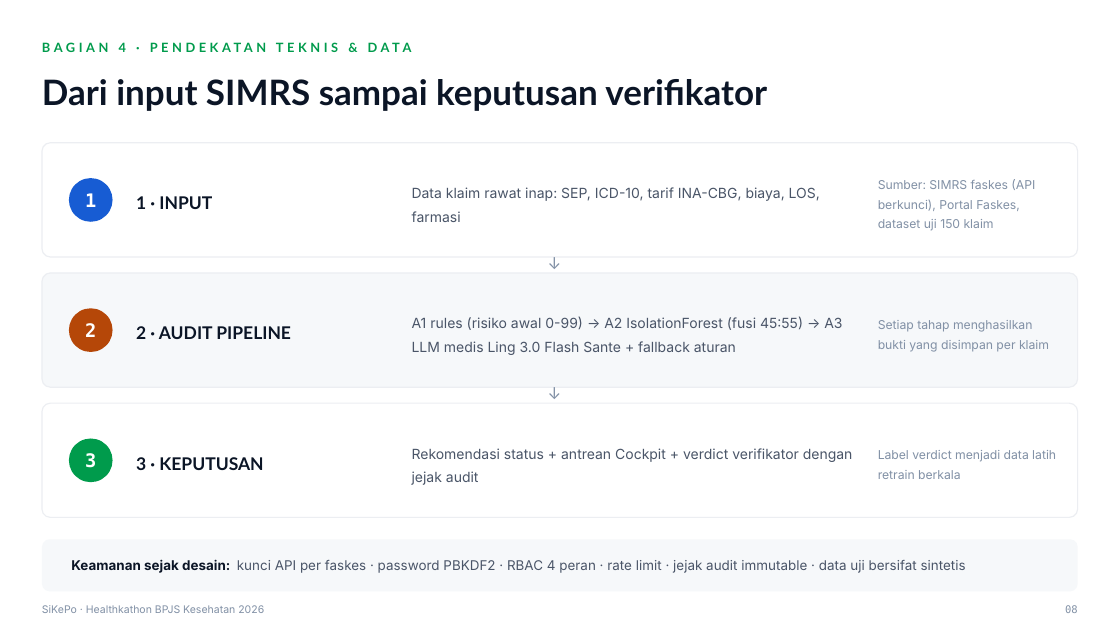
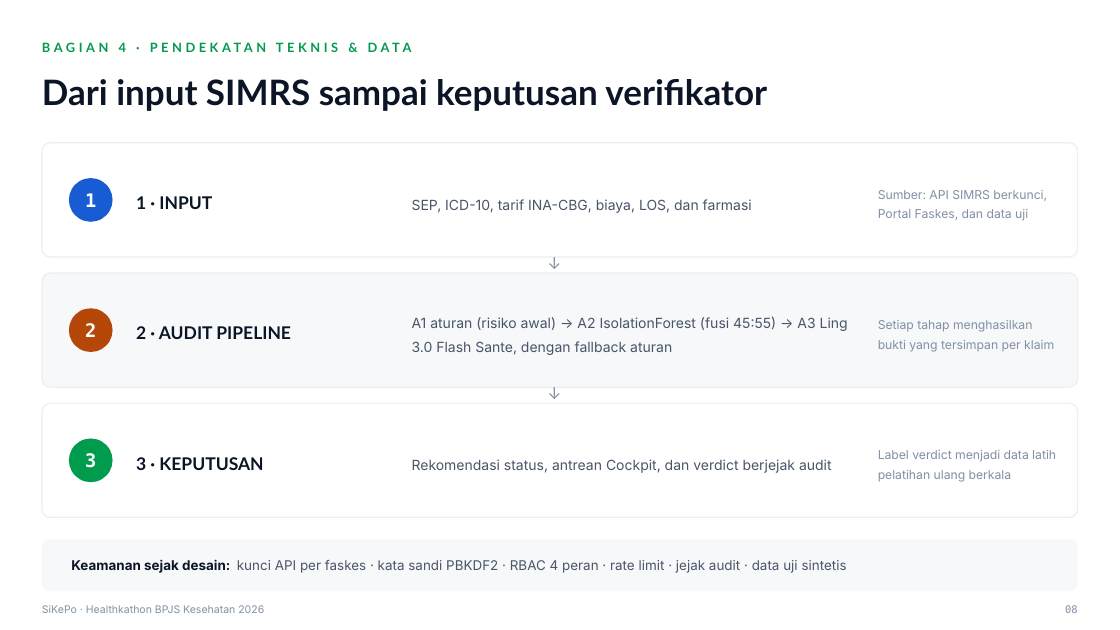
Before and after one commit to dkfadhila/sikepo, a slide deck: slide 8 of proposal/Proposal_SiKePo_Healthkathon2026.pptx. Drawn at 1120x630 pixels with LibreOffice and Linux fonts; fonts in the diff are those of the drawing. Boxes give left, top, right and bottom in pixels: in the first picture for what was removed or moved away, otherwise in the second. Text is boxed around its words. In the diff, an @@ line names an element or a change of style, - is before the commit and + after.

```diff
--- a/proposal/Proposal_SiKePo_Healthkathon2026.pptx
+++ b/proposal/Proposal_SiKePo_Healthkathon2026.pptx
@@ text at bbox=[412, 199, 752, 213]: text changed @@
-Data klaim rawat inap: SEP, ICD-10, tarif INA-CBG, biaya, LOS, farmasi
+SEP, ICD-10, tarif INA-CBG, biaya, LOS, dan farmasi
@@ text at bbox=[878, 190, 1047, 221]: text changed @@
-Sumber: SIMRS faskes (API berkunci), Portal Faskes, dataset uji 150 klaim
+Sumber: API SIMRS berkunci, Portal Faskes, dan data uji
@@ text at bbox=[412, 316, 848, 355]: text changed @@
-A1 rules (risiko awal 0-99) → A2 IsolationForest (fusi 45:55) → A3 LLM medis Ling 3.0 Flash Sante + fallback aturan
+A1 aturan (risiko awal) → A2 IsolationForest (fusi 45:55) → A3 Ling 3.0 Flash Sante, dengan fallback aturan
@@ text at bbox=[878, 320, 1054, 352]: text changed @@
-Setiap tahap menghasilkan bukti yang disimpan per klaim
+Setiap tahap menghasilkan bukti yang tersimpan per klaim
@@ text at bbox=[412, 459, 832, 473]: text changed @@
-Rekomendasi status + antrean Cockpit + verdict verifikator dengan jejak audit
+Rekomendasi status, antrean Cockpit, dan verdict berjejak audit
@@ text at bbox=[878, 450, 1056, 482]: text changed @@
-Label verdict menjadi data latih retrain berkala
+Label verdict menjadi data latih pelatihan ulang berkala
@@ text at bbox=[71, 559, 847, 573]: text changed @@
-Keamanan sejak desain: kunci API per faskes · password PBKDF2 · RBAC 4 peran · rate limit · jejak audit immutable · data uji bersifat sintetis
+Keamanan sejak desain: kunci API per faskes · kata sandi PBKDF2 · RBAC 4 peran · rate limit · jejak audit · data uji sintetis
```
Also in this commit, not shown: 12 other slides changed, 2 other files.
